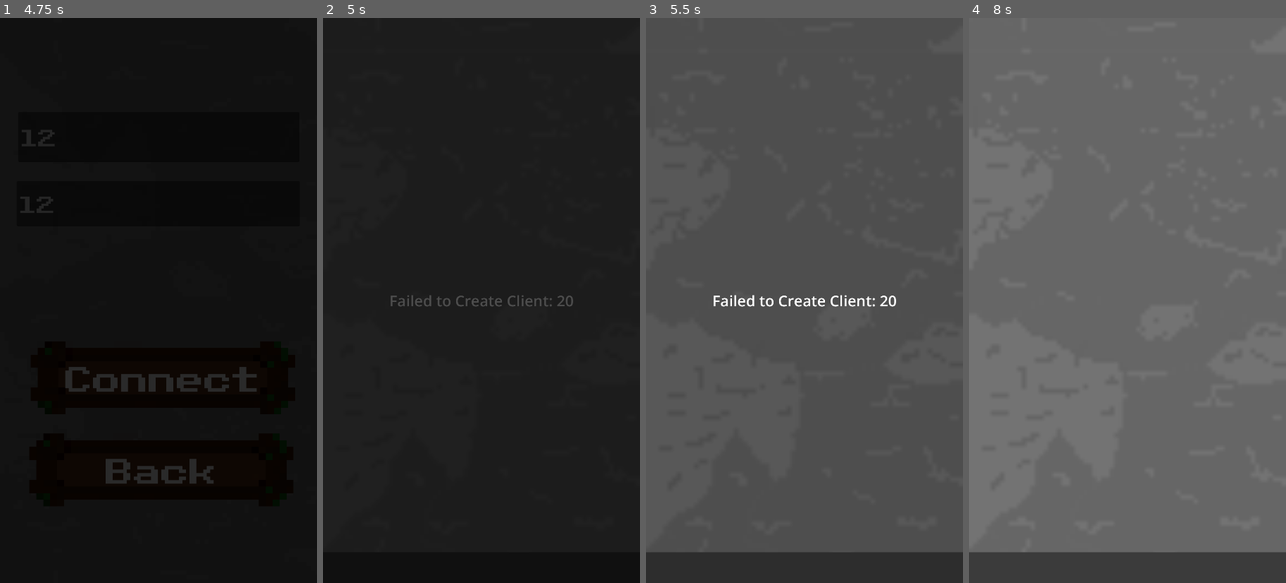
Above: before the commit, frames 1-4 (left to right).
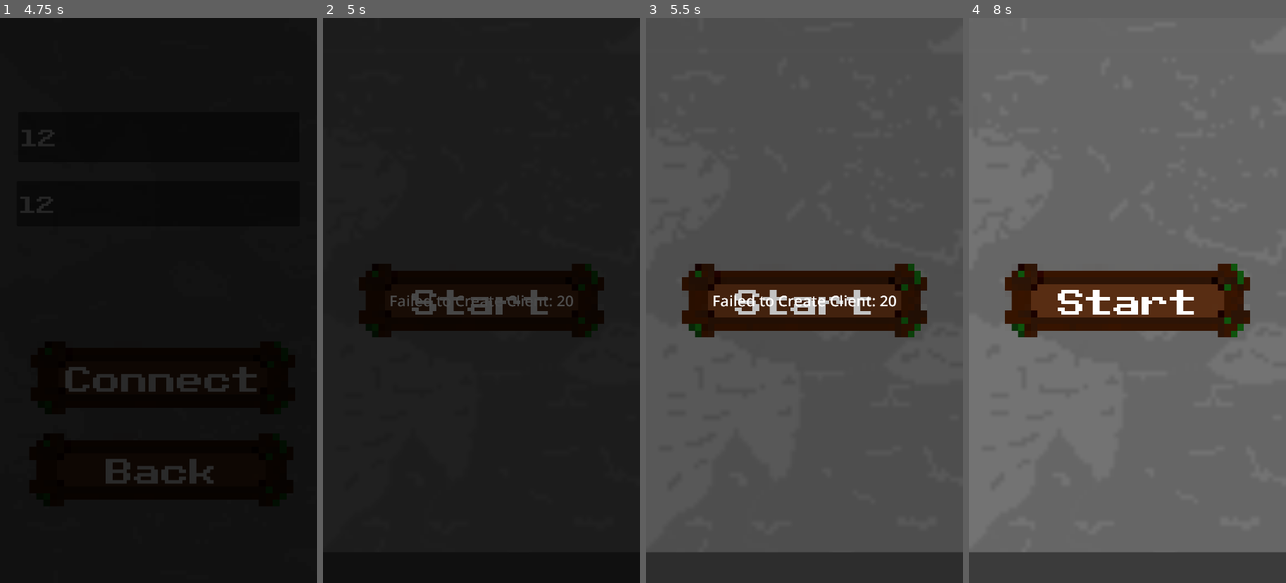
Above: after the commit, the same moments.

Repository: Koloss0/Out-Of-The-Gutter
Game: Godot game, scene res://Scenes/title_page.tscn
Same seed, same stepped clock (60 frames per second), same inputs: the game is played once before the commit and once after it.
Inputs (mouse positions are in pixels of both pictures, inside the frame that each line leads up to):
- Up to frame 1 (4.75 s): click "Start" at 0.5 s; move the mouse to (228, 272) at 1.27 s; click (228, 272) at 1.42 s; tap Enter at 2 s; move the mouse to (95, 328) at 2.02 s; click (95, 328) at 2.17 s; move the mouse to (190, 176) at 2.77 s; click (190, 176) at 2.92 s; click (158, 136) at 3.52 s; type "12" at 3.6 s; click (158, 204) at 3.75 s; type "12" at 3.83 s; click "Connect" at 4.25 s
- Up to frame 2 (5 s): no input
- Up to frame 3 (5.5 s): click (804, 300) at 5 s, where only the run after the commit has a clickable "Start"
- Up to frame 4 (8 s): click (1127, 300) at 5.75 s, where only the run after the commit has a clickable "Start"; click (1127, 300) at 6.5 s, where only the run after the commit has a clickable "Start"; tap Space at 7.25 s; move the mouse to (1111, 413) at 7.27 s; click (1111, 413) at 7.42 s

Frame 1 is identical in both runs. In frame 2, 5.7% of the frame differs, in the area x 11-89%, y 43-57%; in frame 3, 8.0%; in frame 4, 8.3%.

Commit message:
Fix Stuff

Diff:
--- a/Scenes/GamePage.tscn
+++ b/Scenes/GamePage.tscn
@@ -108,12 +108,18 @@
 mouse_filter = 2
 
 [node name="StartButton" parent="Control" instance=ExtResource("6_v5caa")]
-visible = false
-layout_mode = 0
-offset_left = 125.0
-offset_top = 553.0
-offset_right = 960.0
-offset_bottom = 802.0
+layout_mode = 1
+anchors_preset = 8
+anchor_left = 0.5
+anchor_top = 0.5
+anchor_right = 0.5
+anchor_bottom = 0.5
+offset_left = -417.5
+offset_top = -124.5
+offset_right = 417.5
+offset_bottom = 124.5
+grow_horizontal = 2
+grow_vertical = 2
 
 [node name="Label" parent="Control/StartButton" index="0"]
 text = "Start"
--- /dev/null
+++ b/Scenes/end_area.tscn
@@ -0,0 +1,12 @@
+[gd_scene load_steps=3 format=3 uid="uid://n3lpdik1gyw6"]
+
+[ext_resource type="Script" path="res://Scripts/EndArea.gd" id="1_bai0e"]
+
+[sub_resource type="RectangleShape2D" id="RectangleShape2D_x84fp"]
+size = Vector2(1552, 80)
+
+[node name="EndArea" type="Area2D"]
+script = ExtResource("1_bai0e")
+
+[node name="CollisionShape2D" type="CollisionShape2D" parent="."]
+shape = SubResource("RectangleShape2D_x84fp")
--- /dev/null
+++ b/Scripts/EndArea.gd
@@ -0,0 +1,11 @@
+extends Area2D
+
+
+# Called when the node enters the scene tree for the first time.
+func _ready():
+	pass # Replace with function body.
+
+
+# Called every frame. 'delta' is the elapsed time since the previous frame.
+func _process(delta):
+	pass
Not shown: 1 places in Scenes/GamePage.tscn that only renumber resources
